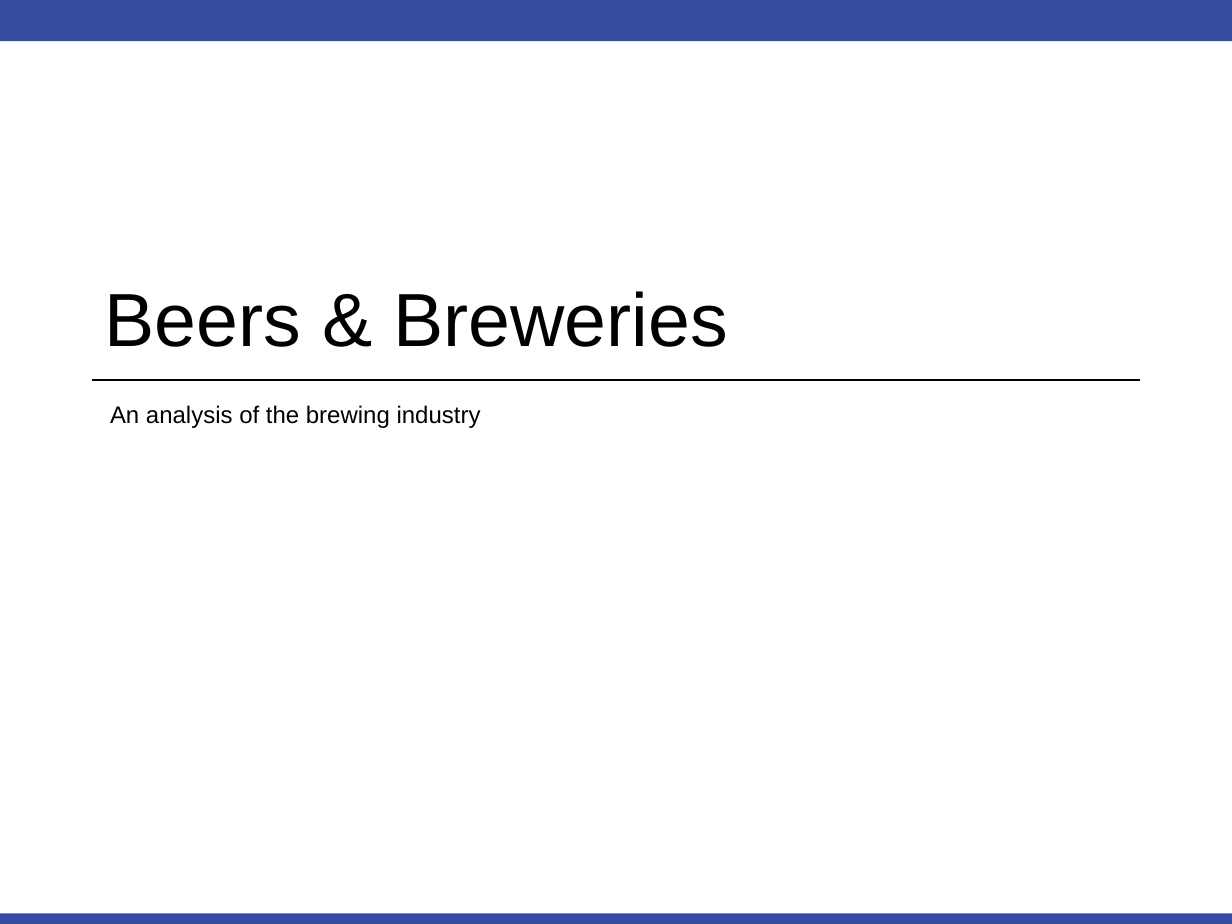
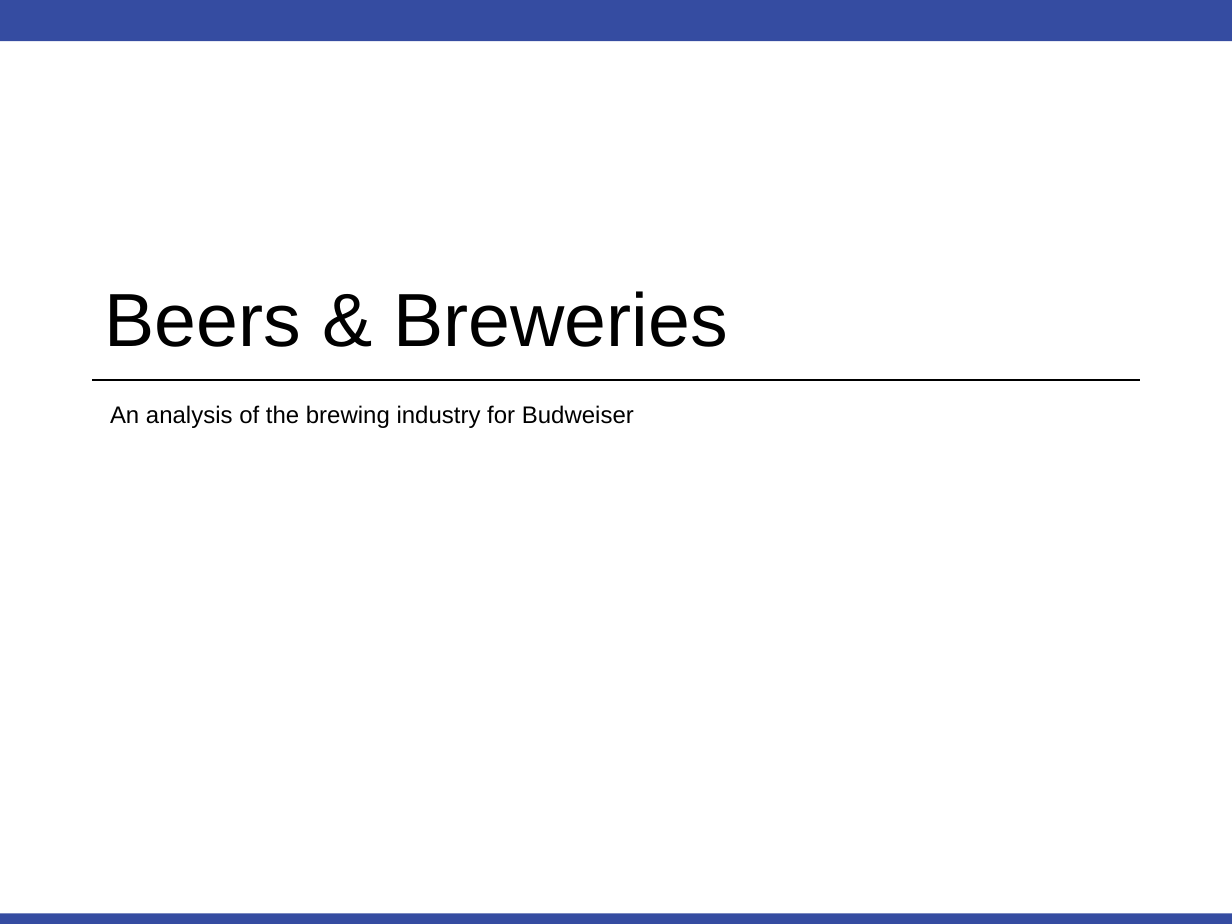
Before and after one commit to RudranilMitra/MSDS_6306_Case-Studies, a slide deck: slide 1 of Case Study 1/Beers & Breweries/EDA/EDA Slide Deck.pptx. Drawn at 1232x924 pixels with LibreOffice and Linux fonts; fonts in the diff are those of the drawing; background and template pictures are left out. Boxes give left, top, right and bottom in pixels: in the first picture for what was removed or moved away, otherwise in the second. Text is boxed around its words. In the diff, an @@ line names an element or a change of style, - is before the commit and + after.

```diff
--- a/Case Study 1/Beers & Breweries/EDA/EDA Slide Deck.pptx
+++ b/Case Study 1/Beers & Breweries/EDA/EDA Slide Deck.pptx
@@ text at (x1=110, y1=405, x2=634, y2=428): text changed @@
-An analysis of the brewing industry
+An analysis of the brewing industry for Budweiser
```
Also in this commit, not shown: 4 other slides changed, 1 slide added, 1 other file.
